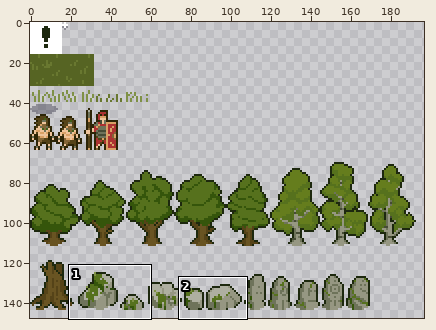
Sprite sheet -- src/sprites.png. The first picture is a wide view before the edit; the outline marks the close-up.
Close-up. Old version:
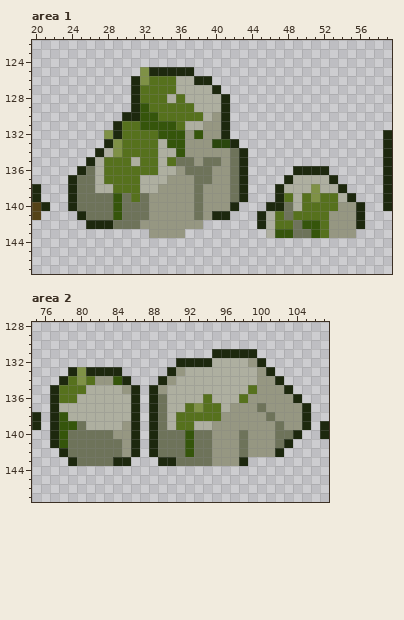
The file is 256x512 pixels. Colours within 5 levels of each other are drawn and written as one. Shown: area 1: x 20..59, y 122..147; area 2: x 75..107, y 128..147. The wide view leaves out empty margins. The commit also changed other parts of the picture, which this record leaves out.
New version:
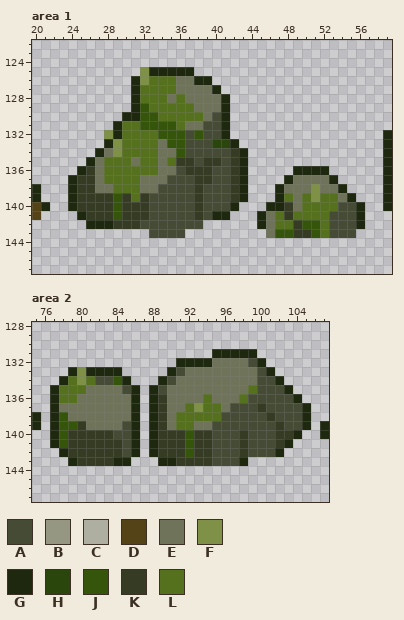
Palette (. is transparent): A #464b35  B #969782  C #aeafa0  D #554318  E #6e735a  F #7f9146  G #1d280e  H #2a460d  J #35550b  K #363c24  L #56711d
Changes in this commit:
Area 1:
y 126: x 36..37 CC -> EE
y 127: x 36..39 CCCC -> EEEE
y 128: x 35 C -> E; x 37..40 CCCC -> EEEE
y 129: x 38..40 CCC -> EEE
y 130: x 39..40 CB -> EA
y 131: x 37..40 CCBB -> EEAA
y 132: x 37 B -> A; x 39..40 BB -> AA
y 133: x 34 C -> E; x 37..39 BBB -> AAA
y 134: x 28 C -> E; x 34..35 CC -> EE; x 37..42 BBBBBE -> AAAAAK
y 135: x 27 C -> E; x 31 C -> E; x 34 C -> E; x 36..42 EEBEEBE -> KKAKKAK
y 136: x 26..27 EC -> KE; x 34..42 CCBEEEBBE -> EEAKKKAAK
y 137: x 25..27 EEC -> KKE; x 32..42 CCCBBBEEBBE -> EEEAAAKKAAK; x 49..52 CCCC -> EEEE
y 138: x 25..28 EECC -> KKEE; x 32..42 CCBBBBEBBBE -> EEAAAAKAAAK; x 48..50 CCC -> EEE; x 52..53 CC -> EE
y 139: x 25..28 EEEE -> KKKK; x 30 E -> K; x 32..42 EBBBBBEBBBE -> KAAAAAKAAAK; x 49 C -> E; x 54 C -> E
y 140: x 25..28 EEEE -> KKKK; x 30..41 EEEBBBBBEBBB -> KKKAAAAAKAAA; x 48..49 EC -> KE; x 54..55 BB -> AA
y 141: x 26..28 EEE -> KKK; x 30..39 EEEBBBBBEB -> KKKAAAAAKA; x 46 C -> E; x 48 E -> K; x 53..55 BBB -> AAA
y 142: x 29..38 EEEBBBBBBB -> KKKAAAAAAA; x 46 C -> E; x 49 E -> K; x 53..55 BBB -> AAA
y 143: x 33..36 BBBB -> AAAA; x 46 C -> E; x 49..50 EE -> KK; x 53..55 BBB -> AAA
Area 2:
y 132: x 95..99 CCCCB -> EEEEA
y 133: x 91..100 BCCCCCCCCB -> AEEEEEEEEA
y 134: x 82..83 BB -> AA; x 90..101 BCCCCCCCCCBB -> AEEEEEEEEEAA
y 135: x 81..85 CCCCB -> EEEEA; x 89..98 BCCCCCCCCC -> AEEEEEEEEE; x 100..102 BBB -> AAA
y 136: x 80..85 CCCCCC -> EEEEEE; x 89..93 ECCCC -> KEEEE; x 95..97 CCC -> EEE; x 99..103 BBBBB -> AAAAA
y 137: x 78..85 CCCCCCCC -> EEEEEEEE; x 89..91 ECC -> KEE; x 96..104 CBBBEBBBB -> EAAAKAAAA
y 138: x 79..85 CCCCCCC -> EEEEEEE; x 89..90 EC -> KE; x 96..104 BBBBBEBBB -> AAAAAKAAA
y 139: x 80..85 ECCCCB -> KEEEEA; x 89..90 EC -> KE; x 93..104 CCBBBBBBBEBB -> EEAAAAAAAKAA
y 140: x 79..85 EEEEEBB -> KKKKKAA; x 89..91 EEE -> KKK; x 93..103 EEBBBEBBBEE -> KKAAAKAAAKK
y 141: x 79..85 EEEEEEB -> KKKKKKA; x 89..91 EEE -> KKK; x 93..102 EEBBBEBBBE -> KKAAAKAAAK
y 142: x 79..85 EEEEEEB -> KKKKKKA; x 89..91 EEE -> KKK; x 93..101 EEBBBEBBB -> KKAAAKAAA
y 143: x 80..83 EEEE -> KKKK; x 91..97 EEEEBBB -> KKKKAAA
Boxes around the changes in both close-ups, in picture pixels (x1, y1, x2, y2):
changed: (77, 76, 356, 238)
changed: (59, 358, 302, 466)
